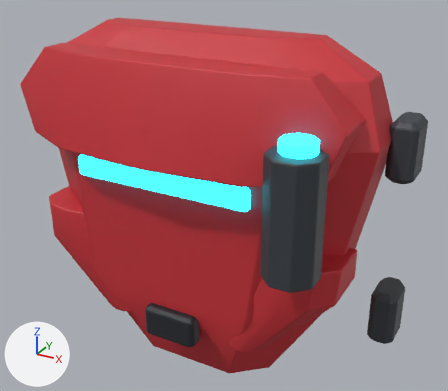
An edit to the FBX model Assets/Resources/ClamshellMeshes/HeadFront_Set05_Afterburn.fbx, drawn before and after from the same camera.
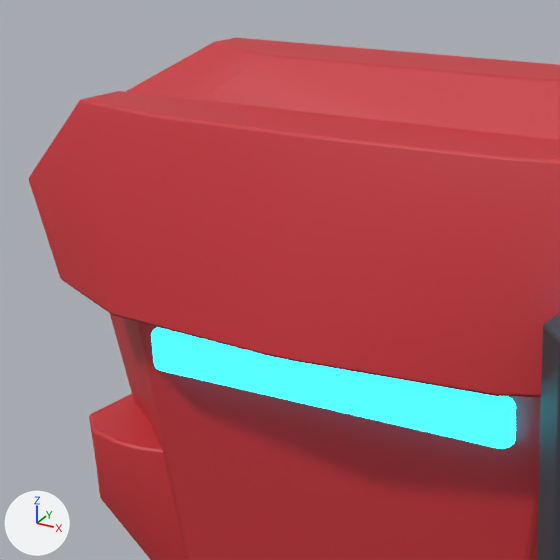
Each version is shown whole from a 50 mm lens placed at (0.461, -0.81, 0.407), pointed at (0.047, -0.056, 0.03), then close up on the part from 2% to 61% of the width and 0% to 68% of the height. Arrows for +X, +Y and +Z are at lower left; the lights stay in place. The last two pictures show the newer version. Where no turn or scale is listed for an object, it has been applied to the vertices.

The first close-up shows 'HeadFront_Set05_Afterburn'.
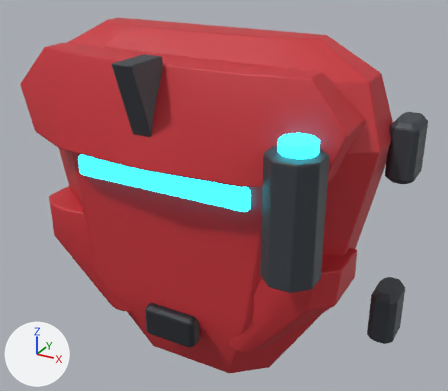
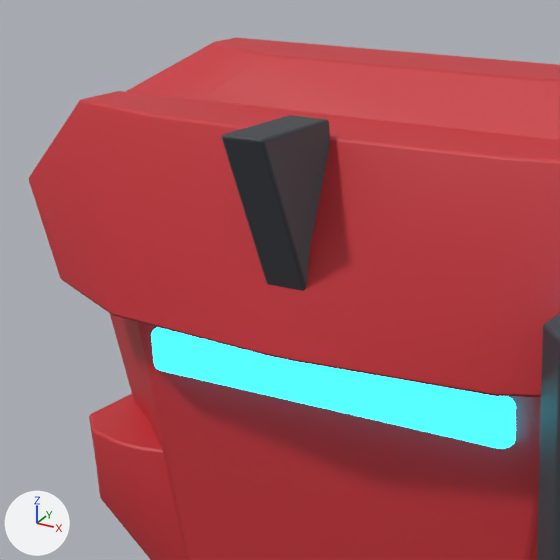
Patch to the scene script:
```diff
--- a/Assets/Resources/ClamshellMeshes/HeadFront_Set05_Afterburn.fbx.py
+++ b/Assets/Resources/ClamshellMeshes/HeadFront_Set05_Afterburn.fbx.py
@@ me_headfront_set05_afterburn_001 @@
 # used by ob_headfront_set05_afterburn; location = (0.0, 0.0, 0.0)
-me_headfront_set05_afterburn_001.from_pydata(...)  # 1958 vertices, 1888 faces; spans x -0.315..0.315, y -0.223..0.03, z -0.27..0.27
+me_headfront_set05_afterburn_001.from_pydata(...)  # 2014 vertices, 1942 faces; spans x -0.315..0.315, y -0.224..0.03, z -0.27..0.27
+# me_headfront_set05_afterburn_001 part 1: a new loose piece of 56 vertices spanning x -0.015..0.015, y -0.224..-0.157, z 0.108..0.254, in mat_frame (dark grey #3a3f45)
 me_headfront_set05_afterburn_001.materials.append(mat_shell)
```

Location of each change, (x1, y1, x2, y2) in pixels of the close-ups (560 x 560 px):
part 1 of me_headfront_set05_afterburn_001, added
    after: (222, 115, 330, 291)
